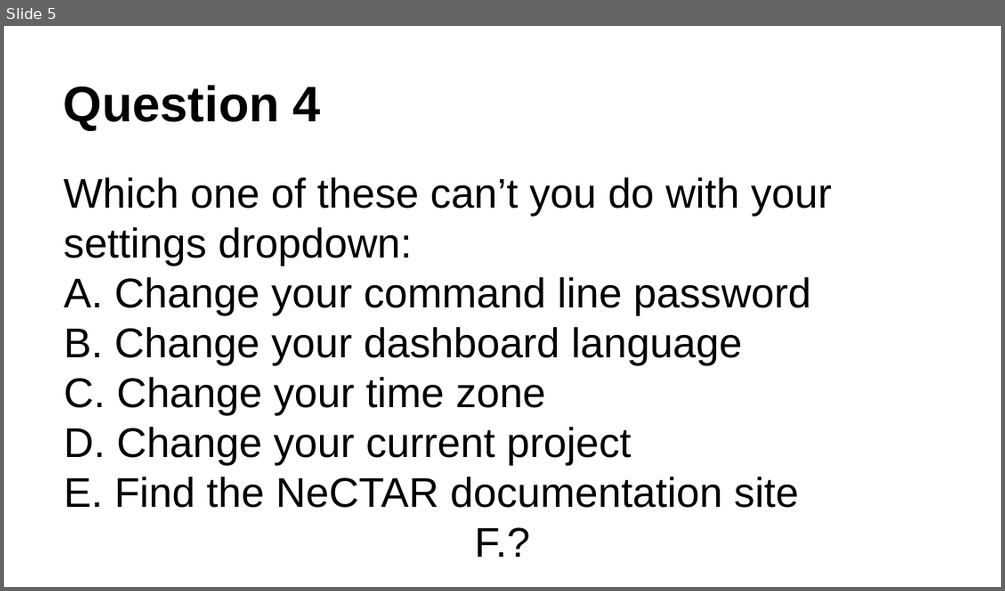
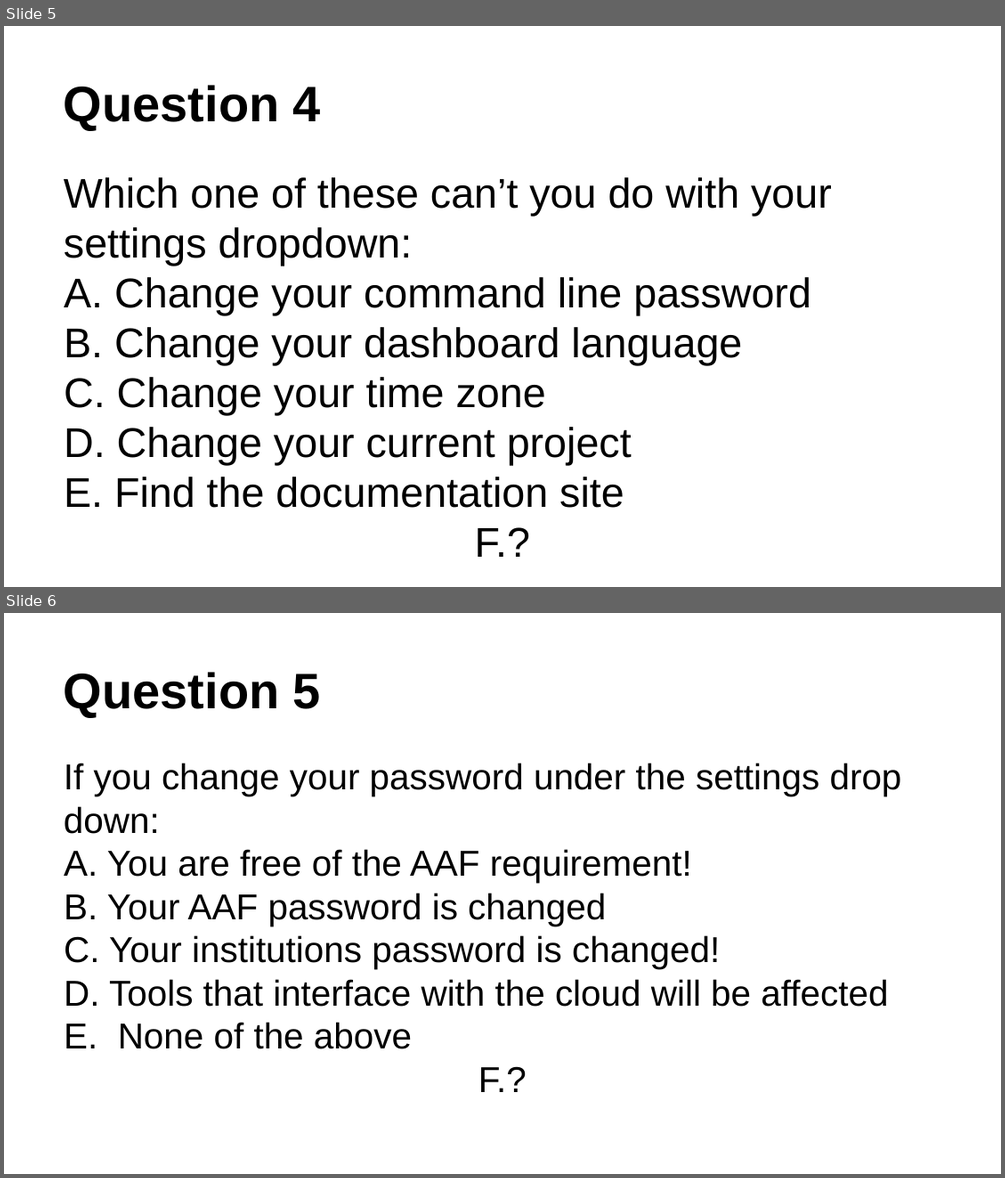
Before and after one commit to resbaz/nectar-cloud-lessons, a slide deck: Lessons/Lesson_I/Lesson_I_Questions.pptx. Shown one above the other, each under a label of ours: slide 5 before the commit, slides 5 and 6 after it. The pictures are 1005x591 and 1005x1178 pixels, drawn with LibreOffice and Linux fonts; fonts in the diff are those of the drawing. Boxes give left, top, right and bottom in pixels: in the first picture for what was removed or moved away, otherwise in the second. Text is boxed around its words. In the diff, an @@ line names an element or a change of style, - is before the commit and + after.

Commit message:
Updated with new questions

```diff
--- a/Lessons/Lesson_I/Lesson_I_Questions.pptx
+++ b/Lessons/Lesson_I/Lesson_I_Questions.pptx
@@ slide 6 added at [4,613,1001,1174], background #FFFFFF @@
@@ text added at [64,672,321,717], 36 pt, text #000000, bold @@
+Question 5
@@ text added at [64,763,902,1049], 26 pt, text #000000 @@
+If you change your password under the settings drop down:
+A. You are free of the AAF requirement!
+B. Your AAF password is changed
+C. Your institutions password is changed!
+D. Tools that interface with the cloud will be affected
+E. None of the above
+F. ?
@@ slide 5 changed as well @@
@@ text at [114,476,624,507]: text changed @@
-E. Find the NeCTAR documentation site
+E. Find the documentation site
```
Also in this commit, not shown: 6 other slides changed, 1 other file.
